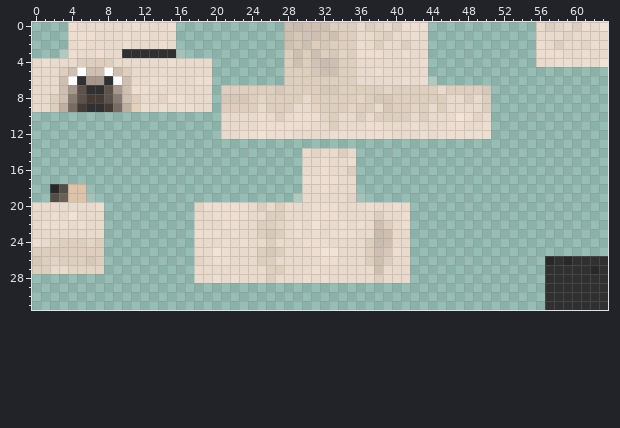
A pixel-art sprite gets an edit: assets/minecraft/optifine/random/entity/wolf/wolf_tame2.png. That is the earlier state.
The file is 64x32 pixels. Colours within 5 levels of each other are drawn and written as one.
Once edited:
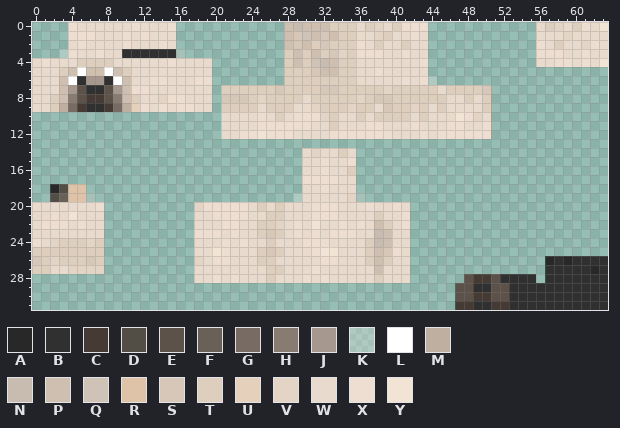
Palette (. is transparent): A #282828  B #303030  C #453b34  D #524d45  E #5c524a  F #696158  G #786b63  H #887b72  J #a6988f  K #fbf3e73f  L #ffffff  M #bfafa1  N #c8bbaf  P #cebfb0  Q #cfc2b6  R #dec3a8  S #d7c7b9  T #decebe  U #e4d0bb  V #e3d4c5  W #e8dacc  X #eeded1  Y #f2e4d5
Diff:
{"y":28,"x":48,"old":"........","new":"ECCEBBBB"}
{"y":29,"x":47,"old":"..........","new":"EEBBEEBBBB"}
{"y":30,"x":47,"old":"..........","new":"EECCEEBBBB"}
{"y":31,"x":47,"old":"..........","new":"CCBBCCBBBB"}
{"label":"added","picture_box":[455,274,545,310]}
